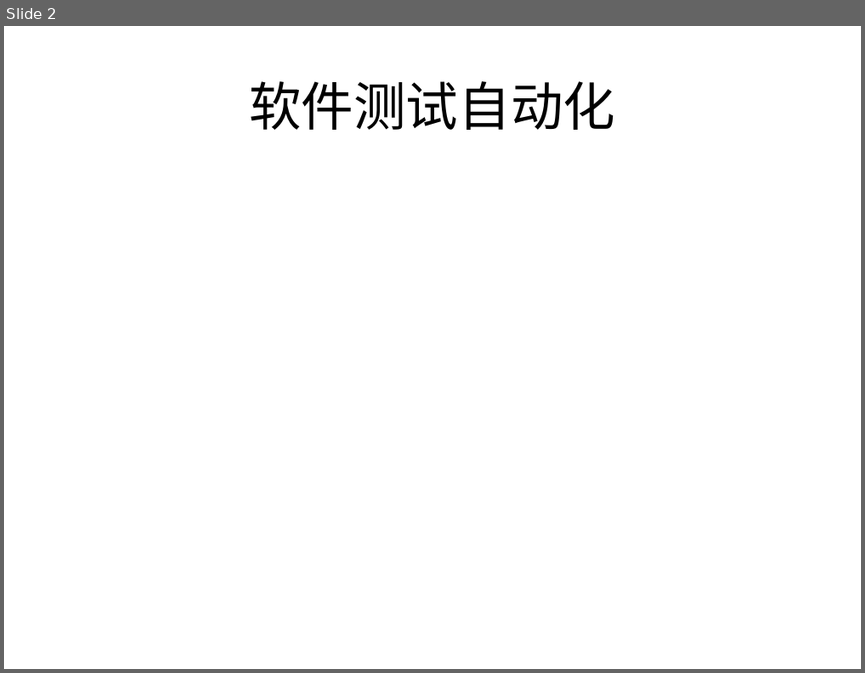
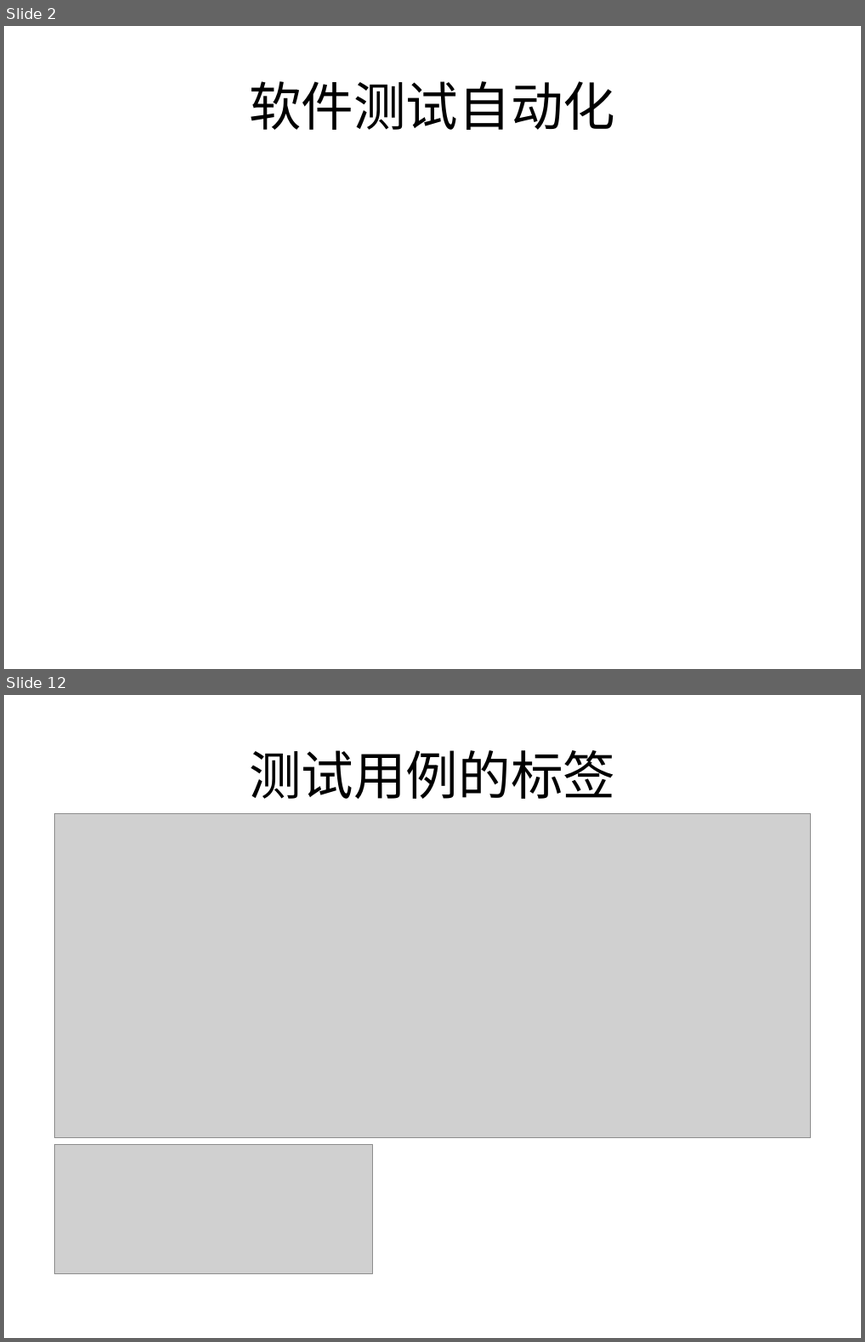
Before and after one commit to CC-coder-GSG/SurveyMasterAutoTesting, a slide deck: docs/测量大师自动化测试.ppt. Shown one above the other, each under a label of ours: slide 2 before the commit, slides 2 and 12 after it; the slides between them are not shown. The pictures are 865x673 and 865x1342 pixels, drawn with LibreOffice and Linux fonts; fonts in the diff are those of the drawing; grey boxes stand for pictures. Boxes give left, top, right and bottom in pixels: in the first picture for what was removed or moved away, otherwise in the second. Text is boxed around its words. In the diff, an @@ line names an element or a change of style, - is before the commit and + after.

```diff
--- a/docs/测量大师自动化测试.ppt
+++ b/docs/测量大师自动化测试.ppt
@@ slide 12 added at (4,695,861,1338), background #FFFFFF @@
@@ title added at (249,750,615,799), 44 pt, text #000000 @@
+测试用例的标签
@@ picture added at (54,814,811,1138) @@
@@ picture added at (54,1145,372,1274) @@
```
Also in this commit, not shown: 9 other slides added, 1 slide removed, 1 other file.
